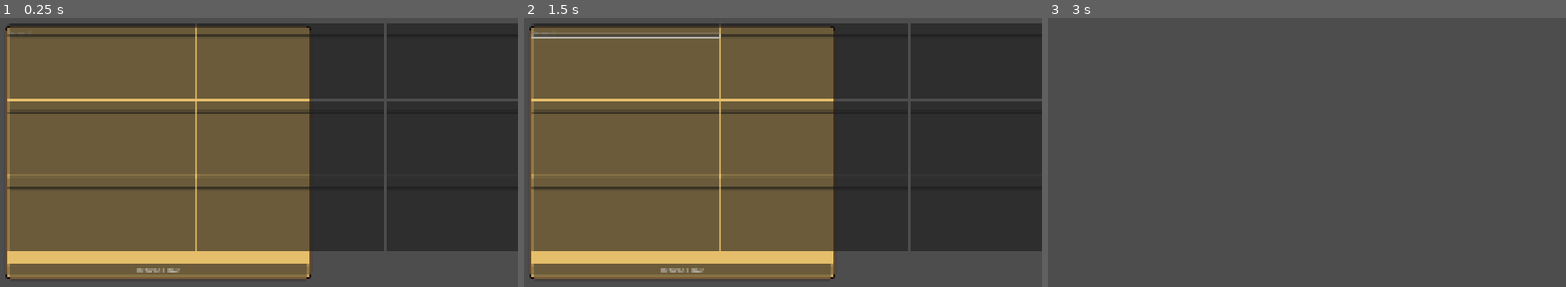
Above: before the commit, frames 1-3 (left to right).
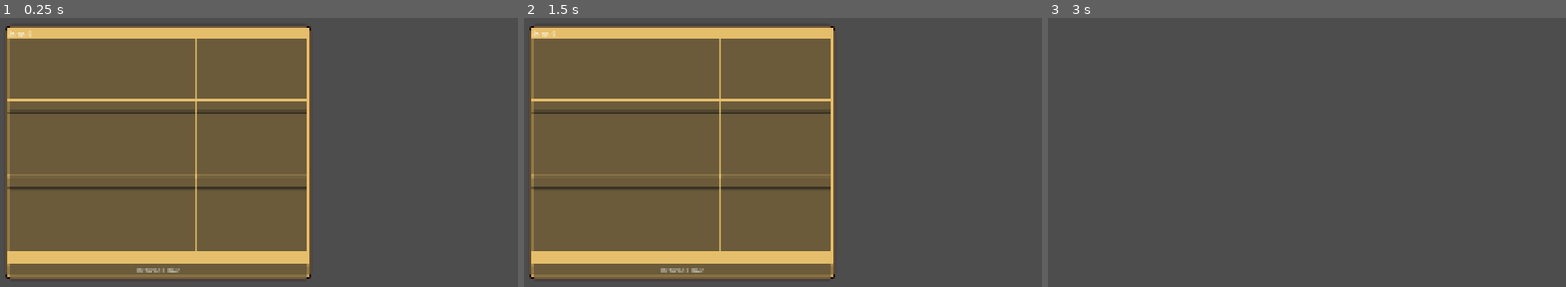
Above: after the commit, the same moments.

Repository: cyberstrgg/LitterBees
Game: Godot game, scene res://upgrades_menu.tscn
The game is run twice, just before and just after one commit, with the same random seed, the same clock (stepped at 60 frames per second) and the same inputs. This scene is started directly instead of the project's main scene.
Inputs (mouse positions are in pixels of both pictures, inside the frame that each line leads up to):
- Up to frame 1 (0.25 s): no input
- Up to frame 2 (1.5 s): click (627, 36) at 0.52 s; click (627, 36) at 1.27 s
- Up to frame 3 (3 s): click (1151, 36) at 2.02 s; click "Return to Hive" at 2.75 s

The runs differ from the first frame. In frame 1, 37% of the frame differs, in the area x 1-100%, y 2-87%; in frame 2, 37%; in frame 3, nothing differs.

Commit message:
fixed clipping on hive

Diff:
--- a/upgrades_menu.tscn
+++ b/upgrades_menu.tscn
@@ -40,6 +40,7 @@
 layout_mode = 2
 
 [node name="RoomView" type="Control" parent="CenterContainer/PanelContainer/VBoxContainer"]
+clip_contents = true
 custom_minimum_size = Vector2(800, 600)
 layout_mode = 2
 script = ExtResource("2_ni86e")
